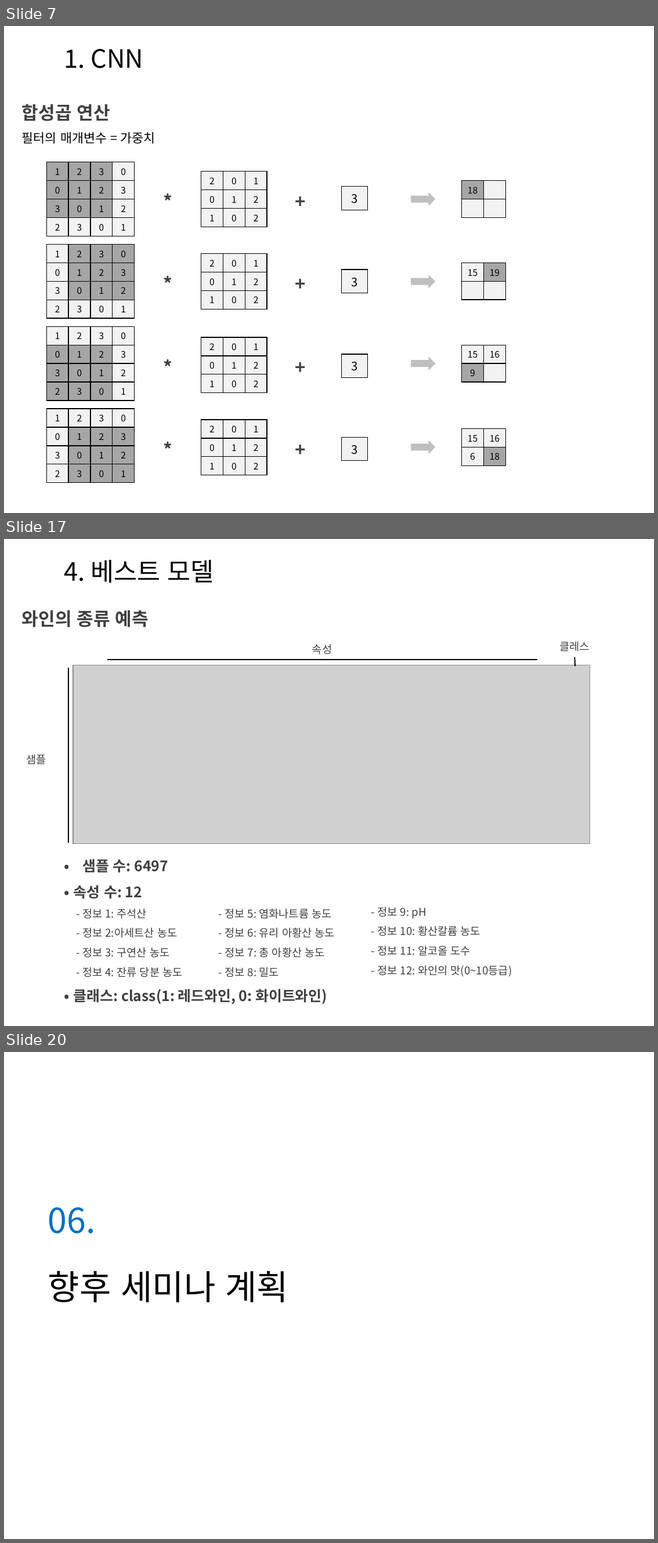
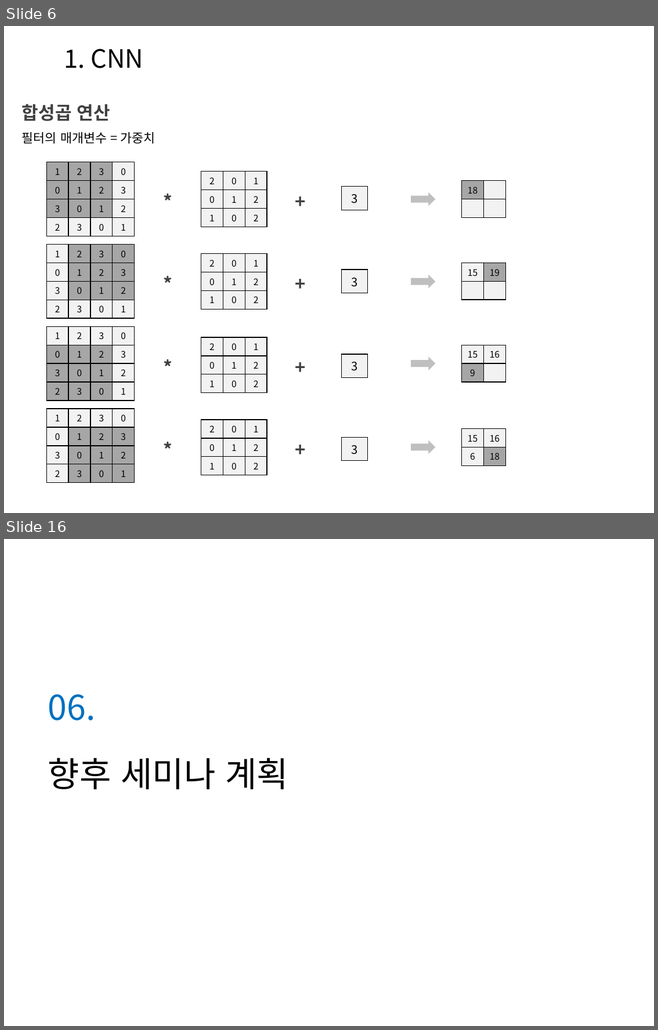
Before and after one commit to Heechul90/Deep_Learning, a slide deck: Study/정리/Deep Learning04.pptx. Shown one above the other, each under a label of ours: slides 7, 17 and 20 before the commit, slides 6 and 16 after it; the slides between them are not shown. The pictures are 658x1543 and 658x1030 pixels, drawn with LibreOffice and Linux fonts; fonts in the diff are those of the drawing; grey boxes stand for pictures; background and template pictures are left out. Boxes give left, top, right and bottom in pixels: in the first picture for what was removed or moved away, otherwise in the second. Text is boxed around its words. In the diff, an @@ line names an element or a change of style, - is before the commit and + after.

```diff
--- a/Study/정리/Deep Learning04.pptx
+++ b/Study/정리/Deep Learning04.pptx
@@ slide 17 removed at (4,539,654,1026), background picture (left out) @@
@@ text removed at (64,560,214,583) @@
-4. 베스트 모델
@@ text removed at (22,610,148,627) @@
-와인의 종류 예측
@@ text removed at (560,641,589,652) @@
-클레스
@@ line removed from (107, 660) to (536, 660) @@
@@ text removed at (312,644,332,654) @@
-속성
@@ line removed from (574, 657) to (575, 667) @@
@@ line removed from (68, 668) to (68, 843) @@
@@ picture removed at (73,665,589,844) @@
@@ text removed at (27,754,46,765) @@
-샘플
@@ text removed at (74,859,327,1004) @@
-• 샘플 수: 6497
-• 속성 수: 12
-- 정보 1: 주석산
-- 정보 2:아세트산 농도
-- 정보 3: 구연산 농도
-- 정보 4: 잔류 당분 농도
-• 클래스: class(1: 레드와인, 0: 화이트와인)
@@ text removed at (224,907,397,977) @@
-- 정보 5: 염화나트륨 농도
-- 정보 6: 유리 아황산 농도
-- 정보 7: 총 아황산 농도
-- 정보 8: 밀도
@@ text removed at (377,908,512,977) @@
-- 정보 9: pH
-- 정보 10: 황산칼륨 농도
-- 정보 11: 알코올 도수
-- 정보 12: 와인의 맛(0~10등급)
@@ what was slide 7 is now slide 6 @@
@@ what was slide 20 is now slide 16 @@
```
Also in this commit, not shown: 1 slide changed, 8 slides added, 11 other slides removed.
